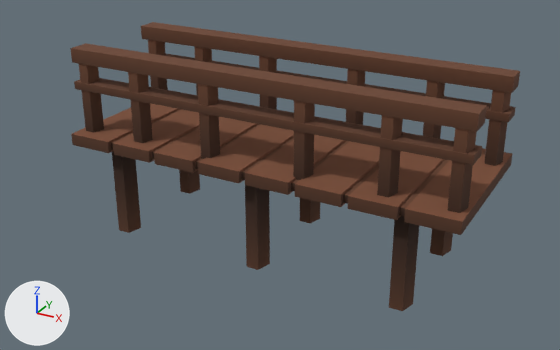
The FBX model Assets/Model/Bridge.fbx: old version first, new version second.
The view is the same before and after, from a 50 mm camera at (2.52, -4.65, 2.1) aimed at (0.0, -0.07, -0.19). Arrows for +X, +Y and +Z are at lower left; the lights stay in place. Where no turn or scale is listed for an object, it has been applied to the vertices.

Objects in the first picture: 'Bridge'.
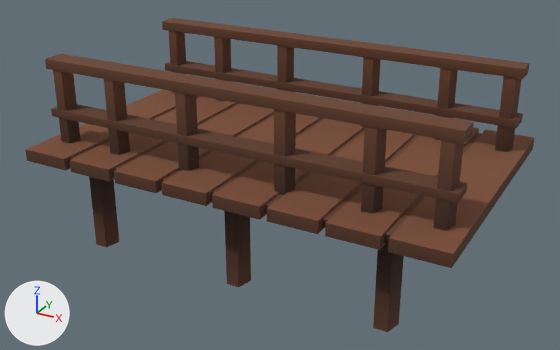
Commit message: Fence Added Bridge Fixed

Changed parts and their boxes [x1, y1, x2, y2] in the pictures (560 x 350 px; the box of a moved part takes in the faces that stretch with it):
'Bridge', reshaped (13% wider, 9% taller): before [70, 22, 520, 311]; after [25, 18, 534, 332]
part 1 of me_cube_018, moved or reshaped: before [71, 103, 512, 235]; after [25, 90, 534, 268]
part 2 of me_cube_018, moved or reshaped: before [194, 47, 212, 95]; after [214, 37, 232, 101]
part 3 of me_cube_018, moved or reshaped: before [128, 72, 153, 143]; after [104, 79, 130, 155]
part 4 of me_cube_018, moved or reshaped: before [259, 56, 277, 110]; after [277, 45, 294, 92]
part 5 of me_cube_018, moved or reshaped: before [198, 84, 220, 159]; after [175, 92, 199, 171]
part 6 of me_cube_018, moved or reshaped: before [346, 69, 365, 125]; after [360, 57, 380, 129]
part 7 of me_cube_018, moved or reshaped: before [293, 100, 315, 180]; after [274, 109, 296, 195]
part 8 of me_cube_018, moved or reshaped: before [423, 80, 445, 139]; after [434, 68, 458, 140]
part 9 of me_cube_018, moved or reshaped: before [377, 115, 403, 197]; after [361, 126, 387, 214]
part 10 of me_cube_018, moved or reshaped: before [70, 43, 487, 132]; after [45, 54, 474, 143]
part 11 of me_cube_018, moved or reshaped: before [485, 90, 511, 166]; after [495, 77, 522, 152]
part 12 of me_cube_018, moved or reshaped: before [448, 128, 476, 213]; after [433, 139, 464, 231]
part 13 of me_cube_018, moved or reshaped: before [148, 40, 168, 90]; after [169, 31, 186, 93]
part 14 of me_cube_018, moved or reshaped: before [79, 64, 104, 133]; after [53, 70, 81, 144]
part 15 of me_cube_018, moved or reshaped: before [141, 22, 520, 93]; after [162, 18, 530, 79]
part 16 of me_cube_018, moved or reshaped: before [74, 78, 482, 165]; after [51, 104, 467, 203]
part 17 of me_cube_018, moved or reshaped: before [165, 53, 516, 122]; after [165, 61, 523, 128]
part 18 of me_cube_018, moved or reshaped: before [389, 216, 419, 311]; after [373, 243, 404, 332]
part 19 of me_cube_018, moved or reshaped: before [245, 185, 270, 270]; after [224, 211, 251, 287]
part 20 of me_cube_018, moved or reshaped: before [112, 151, 141, 233]; after [89, 177, 119, 247]
part 21 of me_cube_018, moved or reshaped (not visible afterwards): before [430, 229, 453, 256]
part 22 of me_cube_018, moved or reshaped (not visible afterwards): before [300, 198, 320, 223]
part 23 of me_cube_018, moved or reshaped (not visible afterwards): before [179, 170, 200, 194]

Edits to the bpy script that builds the scene:
```text
Change me_cube_018:
    where me_cube_018.from_pydata(...)  # 332 vertices, 464 faces; spans x -1.51..1.51, y -0.6..0.6, z -0.74..0.67
    used by ob_bridge; location = (0.0, 0.0, 0.0)
    me_cube_018 part 1: the loose piece of 120 vertices spanning x -1.5..1.5, y -0.6..0.6, z -0.05..0.04 is scaled about its middle by (1.05, 1.66, 1)
    me_cube_018 part 2: the loose piece of 10 vertices spanning x -1.01..-0.89, y 0.32..0.47, z 0.0..0.59 is moved by (0.0, 0.28, 0.0)
    me_cube_018 part 3: the loose piece of 10 vertices spanning x -1.01..-0.89, y -0.5..-0.35, z 0.0..0.59 is moved by (0.0, -0.26, 0.0)
    me_cube_018 part 4: the loose piece of 10 vertices spanning x -0.42..-0.3, y 0.32..0.47, z 0.0..0.59 is moved by (0.0, 0.28, 0.0)
    me_cube_018 part 5: the loose piece of 10 vertices spanning x -0.42..-0.3, y -0.5..-0.35, z 0.0..0.59 is moved by (0.0, -0.26, 0.0)
    me_cube_018 part 6: the loose piece of 10 vertices spanning x 0.31..0.44, y 0.32..0.47, z 0.0..0.59 is moved by (0.0, 0.28, 0.0)
    me_cube_018 part 7: the loose piece of 10 vertices spanning x 0.31..0.44, y -0.5..-0.35, z 0.0..0.59 is moved by (0.0, -0.26, 0.0)
    me_cube_018 part 8: the loose piece of 10 vertices spanning x 0.9..1.03, y 0.32..0.47, z 0.0..0.59 is moved by (0.0, 0.28, 0.0)
    me_cube_018 part 9: the loose piece of 10 vertices spanning x 0.9..1.03, y -0.5..-0.35, z 0.0..0.59 is moved by (0.0, -0.26, 0.0)
    me_cube_018 part 10: the loose piece of 8 vertices spanning x -1.51..1.51, y -0.51..-0.34, z 0.57..0.67 is scaled about its middle by (1, 1, 0.665), then moved by (0.0, -0.26, 0.0)
    me_cube_018 part 11: the loose piece of 10 vertices spanning x 1.36..1.48, y 0.32..0.47, z 0.0..0.59 is moved by (0.0, 0.28, 0.0)
    me_cube_018 part 12: the loose piece of 10 vertices spanning x 1.36..1.48, y -0.5..-0.35, z 0.0..0.59 is moved by (0.0, -0.26, 0.0)
    me_cube_018 part 13: the loose piece of 10 vertices spanning x -1.47..-1.35, y 0.32..0.47, z 0.0..0.59 is moved by (0.0, 0.28, 0.0)
    me_cube_018 part 14: the loose piece of 10 vertices spanning x -1.47..-1.35, y -0.5..-0.35, z 0.0..0.59 is moved by (0.0, -0.26, 0.0)
    me_cube_018 part 15: the loose piece of 8 vertices spanning x -1.51..1.51, y 0.31..0.48, z 0.57..0.67 is scaled about its middle by (1, 1, 0.665), then moved by (0.0, 0.28, 0.0)
    me_cube_018 part 16: the loose piece of 8 vertices spanning x -1.51..1.51, y -0.51..-0.34, z 0.36..0.42 is moved by (0.0, -0.26, -0.13)
    me_cube_018 part 17: the loose piece of 8 vertices spanning x -1.51..1.51, y 0.31..0.48, z 0.36..0.42 is moved by (0.0, 0.28, -0.13)
    me_cube_018 part 18: the loose piece of 10 vertices spanning x 1.03..1.18, y -0.52..-0.33, z -0.74..-0.01 is moved by (0.0, -0.26, 0.0)
    me_cube_018 part 19: the loose piece of 10 vertices spanning x -0.06..0.1, y -0.52..-0.33, z -0.74..-0.01 is moved by (0.0, -0.26, 0.0)
    me_cube_018 part 20: the loose piece of 10 vertices spanning x -1.23..-1.07, y -0.52..-0.33, z -0.74..-0.01 is moved by (0.0, -0.26, 0.0)
    me_cube_018 part 21: the loose piece of 10 vertices spanning x 1.03..1.18, y 0.31..0.5, z -0.74..-0.01 is moved by (0.0, 0.28, 0.0)
    me_cube_018 part 22: the loose piece of 10 vertices spanning x -0.06..0.1, y 0.31..0.5, z -0.74..-0.01 is moved by (0.0, 0.28, 0.0)
    me_cube_018 part 23: the loose piece of 10 vertices spanning x -1.23..-1.07, y 0.31..0.5, z -0.74..-0.01 is moved by (0.0, 0.28, 0.0)
```
